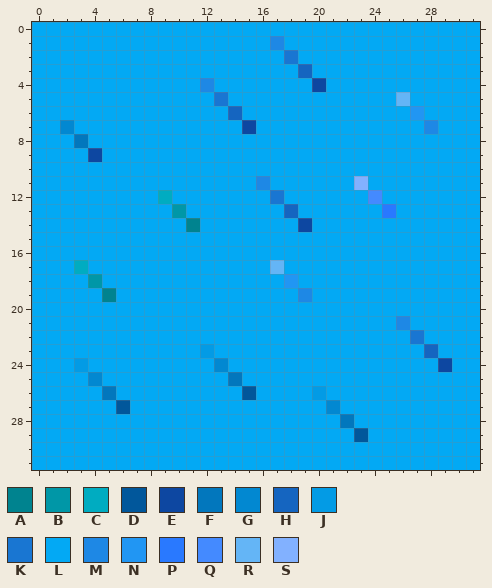
File history of a pixel-art sprite, navalBattle/src/Images/water.png. That is the earlier state.
The file is 32x32 pixels.
Palette (. is transparent): A #00838f  B #0097a7  C #00acc1  D #01579b  E #0d47a1  F #0277bd  G #0288d1  H #1565c0  J #039be5  K #1976d2  L #03a9f4  M #1e88e5  N #2196f3  P #2979ff  Q #448aff  R #64b5f6  S #82b1ff
Pixels before, first column x 0:
 0 LLLLLLLLLLLLLLLLLLLLLLLLLLLLLLLL
 1 LLLLLLLLLLLLLLLLLMLLLLLLLLLLLLLL
 2 LLLLLLLLLLLLLLLLLLKLLLLLLLLLLLLL
 3 LLLLLLLLLLLLLLLLLLLHLLLLLLLLLLLL
 4 LLLLLLLLLLLLMLLLLLLLELLLLLLLLLLL
 5 LLLLLLLLLLLLLKLLLLLLLLLLLLRLLLLL
 6 LLLLLLLLLLLLLLHLLLLLLLLLLLLNLLLL
 7 LLGLLLLLLLLLLLLELLLLLLLLLLLLMLLL
 8 LLLFLLLLLLLLLLLLLLLLLLLLLLLLLLLL
 9 LLLLELLLLLLLLLLLLLLLLLLLLLLLLLLL
10 LLLLLLLLLLLLLLLLLLLLLLLLLLLLLLLL
11 LLLLLLLLLLLLLLLLMLLLLLLSLLLLLLLL
12 LLLLLLLLLCLLLLLLLKLLLLLLQLLLLLLL
13 LLLLLLLLLLBLLLLLLLHLLLLLLPLLLLLL
14 LLLLLLLLLLLALLLLLLLELLLLLLLLLLLL
15 LLLLLLLLLLLLLLLLLLLLLLLLLLLLLLLL
16 LLLLLLLLLLLLLLLLLLLLLLLLLLLLLLLL
17 LLLCLLLLLLLLLLLLLRLLLLLLLLLLLLLL
18 LLLLBLLLLLLLLLLLLLNLLLLLLLLLLLLL
19 LLLLLALLLLLLLLLLLLLMLLLLLLLLLLLL
20 LLLLLLLLLLLLLLLLLLLLLLLLLLLLLLLL
21 LLLLLLLLLLLLLLLLLLLLLLLLLLMLLLLL
22 LLLLLLLLLLLLLLLLLLLLLLLLLLLKLLLL
23 LLLLLLLLLLLLJLLLLLLLLLLLLLLLHLLL
24 LLLJLLLLLLLLLGLLLLLLLLLLLLLLLELL
25 LLLLGLLLLLLLLLFLLLLLLLLLLLLLLLLL
26 LLLLLFLLLLLLLLLDLLLLJLLLLLLLLLLL
27 LLLLLLDLLLLLLLLLLLLLLGLLLLLLLLLL
28 LLLLLLLLLLLLLLLLLLLLLLFLLLLLLLLL
29 LLLLLLLLLLLLLLLLLLLLLLLDLLLLLLLL
30 LLLLLLLLLLLLLLLLLLLLLLLLLLLLLLLL
31 LLLLLLLLLLLLLLLLLLLLLLLLLLLLLLLL
Now the later version:
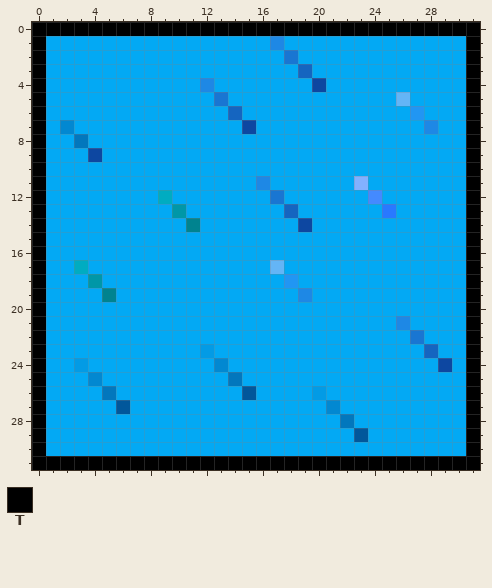
Colours new in this view: T #000000
Change:
Changed rows in their new state; - is an unchanged pixel.
first column x 0:
 0 TTTTTTTTTTTTTTTTTTTTTTTTTTTTTTTT
 1 T------------------------------T
 2 T------------------------------T
 3 T------------------------------T
 4 T------------------------------T
 5 T------------------------------T
 6 T------------------------------T
 7 T------------------------------T
 8 T------------------------------T
 9 T------------------------------T
10 T------------------------------T
11 T------------------------------T
12 T------------------------------T
13 T------------------------------T
14 T------------------------------T
15 T------------------------------T
16 T------------------------------T
17 T------------------------------T
18 T------------------------------T
19 T------------------------------T
20 T------------------------------T
21 T------------------------------T
22 T------------------------------T
23 T------------------------------T
24 T------------------------------T
25 T------------------------------T
26 T------------------------------T
27 T------------------------------T
28 T------------------------------T
29 T------------------------------T
30 T------------------------------T
31 TTTTTTTTTTTTTTTTTTTTTTTTTTTTTTTT
Changed places in both pictures, as pixel boxes (x1, y1, x2, y2):
changed: (32, 22, 480, 470)
